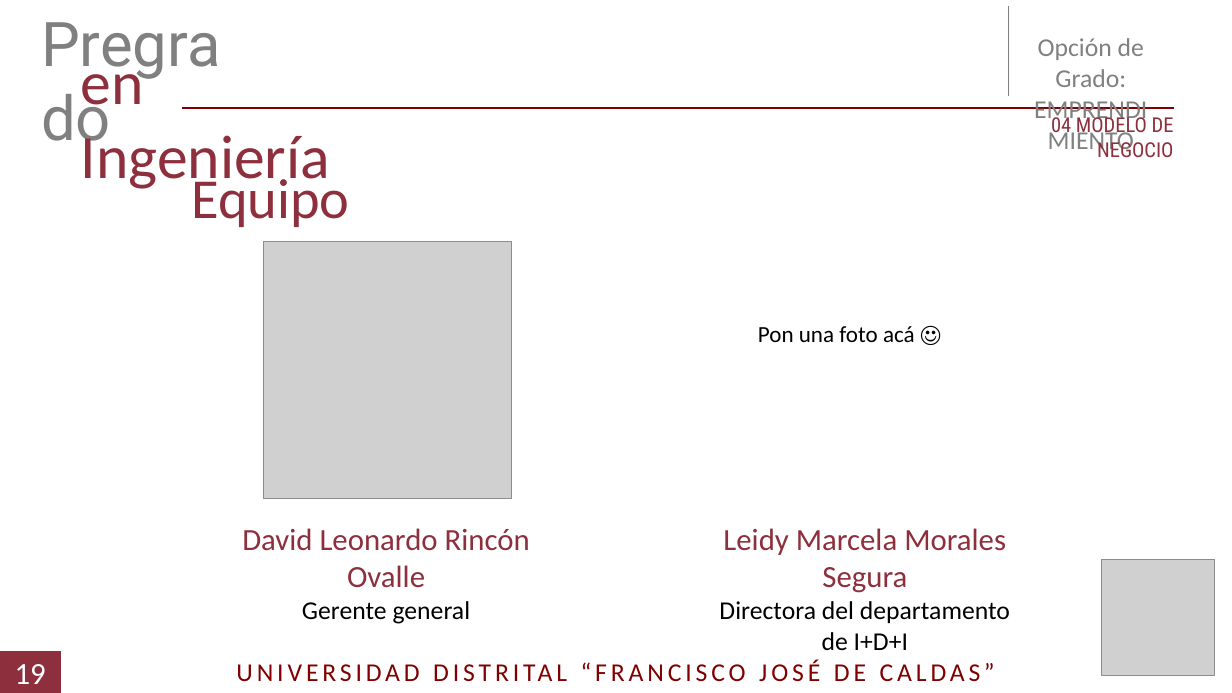
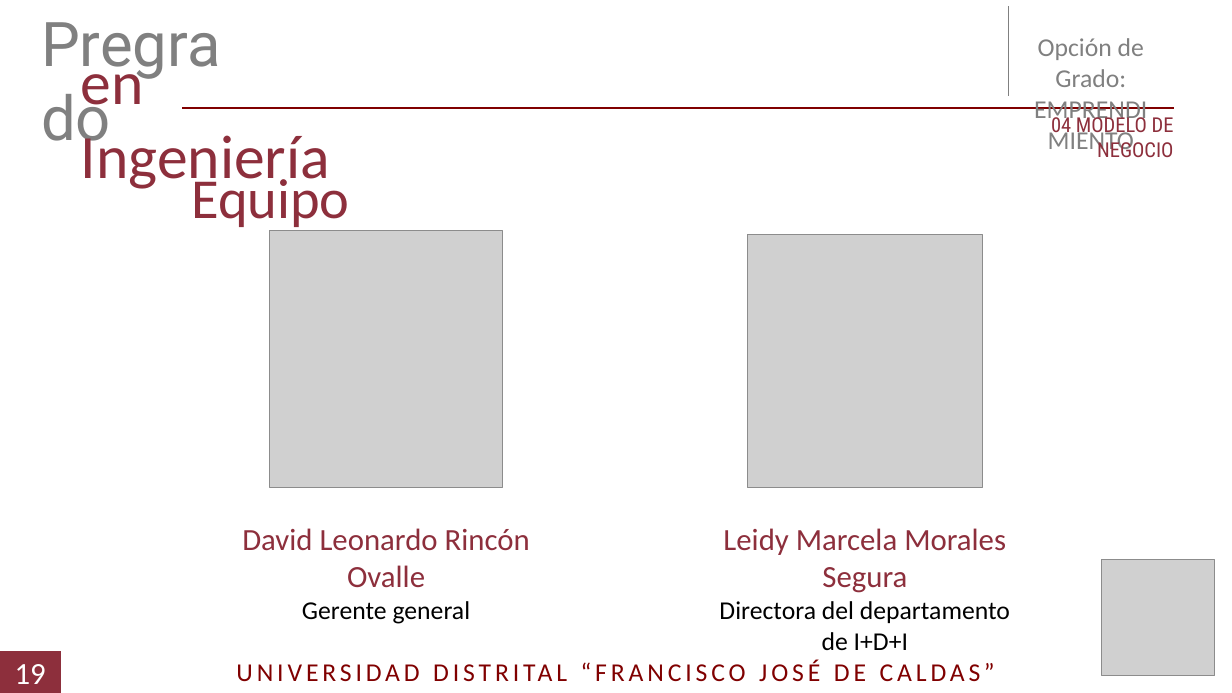
Before and after one commit to DLRin/anteproyecto, a slide deck: slide 20 of Presentacion/Presentacion.pptx. Drawn at 1232x693 pixels with LibreOffice and Linux fonts; fonts in the diff are those of the drawing; grey boxes stand for pictures. Boxes give left, top, right and bottom in pixels: in the first picture for what was removed or moved away, otherwise in the second. Text is boxed around its words. In the diff, an @@ line names an element or a change of style, - is before the commit and + after.

Commit message:
foto

```diff
--- a/Presentacion/Presentacion.pptx
+++ b/Presentacion/Presentacion.pptx
@@ picture: place and size @@
-picture at bbox=[263, 242, 512, 498]
+picture at bbox=[270, 231, 503, 487]
@@ picture added at bbox=[748, 235, 983, 488] @@
@@ text removed at bbox=[758, 326, 915, 342] @@
-Pon una foto acá ☺
```
